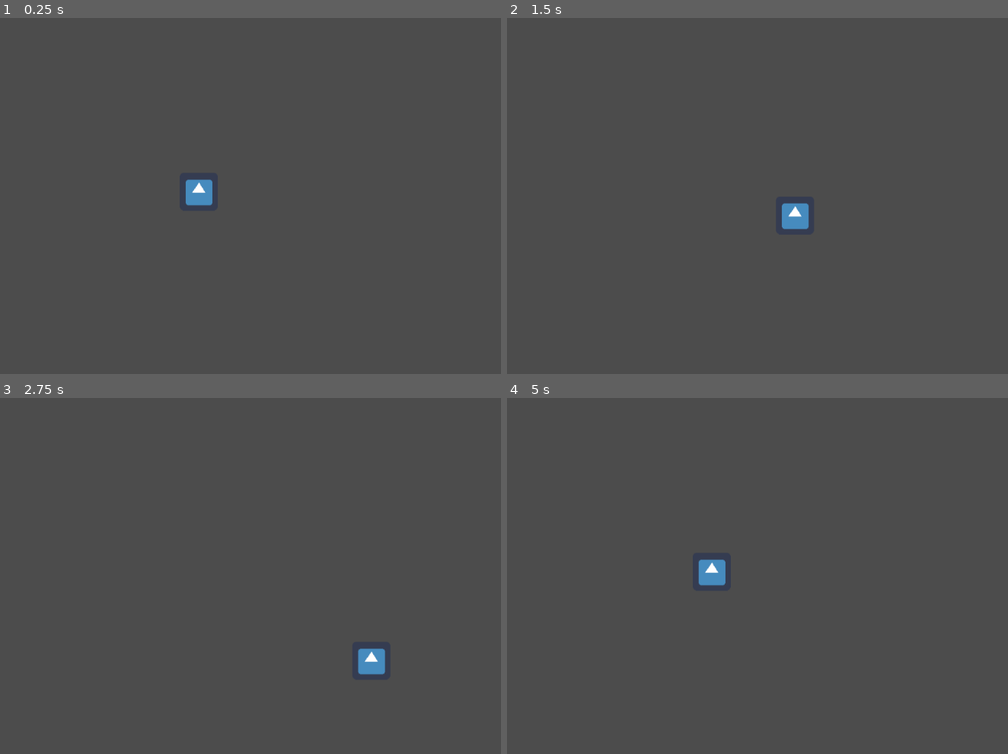
Above: before the commit, frames 1-4 (two rows, left to right).
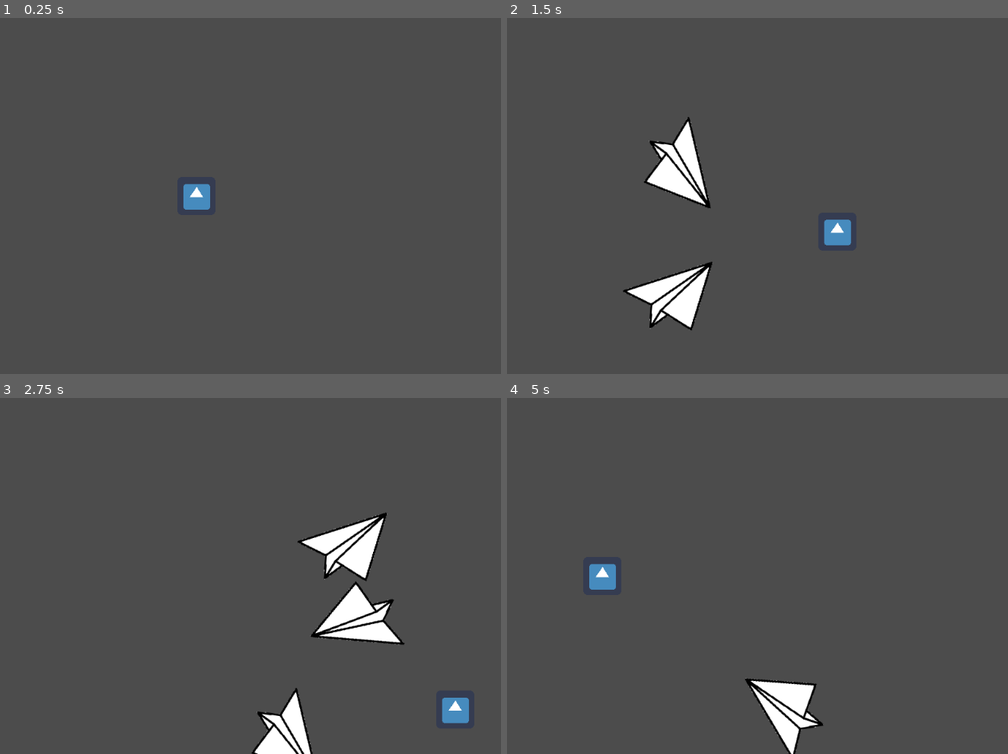
Above: after the commit, the same moments.

Repository: remmarcoux/prism
Game: Godot game, scene res://Microgames/Dodge/Dodge.tscn
The game is run twice, just before and just after one commit, with the same random seed, the same clock (stepped at 60 frames per second) and the same inputs. The project has no main scene, so this scene is started directly. The engine's default icon, where the game draws it, is replaced by a stand-in: a white triangle on a blue panel in a dark square.
Inputs (mouse positions are in pixels of both pictures, inside the frame that each line leads up to):
- Up to frame 1 (0.25 s): no input
- Up to frame 2 (1.5 s): tap Enter (ui_accept) at 0.5, 0.77 s; move the mouse to (837, 178) at 0.52 s; hold Right (ui_right) 0.53-1.28 s; click (837, 178) at 0.67 s; move the mouse to (582, 213) at 1.27 s; hold Down (ui_down) from 1.28 s (still down)
- Up to frame 3 (2.75 s): tap Enter (ui_accept) at 1.52 s; move the mouse to (255, 497) at 2.02 s; release Down (ui_down) at 2.03 s; hold Right (ui_right) from 2.03 s (still down)
- Up to frame 4 (5 s): move the mouse to (672, 647) at 2.77 s; release Right (ui_right) at 2.78 s; hold Up (ui_up) 2.78-3.53 s; click (672, 647) at 2.92 s; tap Enter (ui_accept) at 3.02, 3.77, 4.52 s; move the mouse to (887, 629) at 3.52 s; hold Left (ui_left) from 3.53 s (still down); move the mouse to (522, 522) at 4.27 s

The runs differ from the first frame. In frame 1, 0.3% of the frame differs, in the area x 36-43%, y 45-54%; in frame 2, 4.1%; in frame 3, 5.3%, in the area x 50-94%, y 32-100%; in frame 4, 2.4%.

Commit message:
Étoffe la microgame de dodge

Diff:
--- /dev/null
+++ b/Microgames/Dodge/Airplane.gd
@@ -0,0 +1,11 @@
+extends Area2D
+
+export (float) var speed = 300
+onready var direction = Vector2(cos(rotation), sin(rotation))
+
+func _process(delta: float) -> void:
+	position += delta * speed * direction
+
+
+func _on_Timer_timeout() -> void:
+	queue_free()
--- /dev/null
+++ b/Microgames/Dodge/Airplane.tscn
@@ -0,0 +1,27 @@
+[gd_scene load_steps=4 format=2]
+
+[ext_resource path="res://Microgames/Dodge/airplane.png" type="Texture" id=1]
+[ext_resource path="res://Microgames/Dodge/Airplane.gd" type="Script" id=2]
+
+[sub_resource type="CapsuleShape2D" id=1]
+radius = 30.0272
+height = 67.9711
+
+[node name="Airplane" type="Area2D"]
+script = ExtResource( 2 )
+
+[node name="Sprite" type="Sprite" parent="."]
+rotation = 0.698132
+scale = Vector2( 1, 1 )
+texture = ExtResource( 1 )
+
+[node name="CollisionShape2D" type="CollisionShape2D" parent="."]
+position = Vector2( 19.0273, -1.78381 )
+rotation = 1.5708
+shape = SubResource( 1 )
+
+[node name="Timer" type="Timer" parent="."]
+wait_time = 10.0
+one_shot = true
+autostart = true
+[connection signal="timeout" from="Timer" to="." method="_on_Timer_timeout"]
--- /dev/null
+++ b/Microgames/Dodge/Dodge.gd
@@ -0,0 +1,52 @@
+extends Node2D
+
+const Airplane = preload("res://Microgames/Dodge/Airplane.tscn")
+const center = Vector2(512, 300)
+
+signal game_lost
+signal game_won
+
+export (float) var spawn_distance := 250.0
+export (bool) var retry_on_death := true
+
+onready var container = $PlaneContainer
+onready var animator = $AnimationPlayer
+onready var player = $Player
+
+func _ready() -> void:
+	if not owner:
+		_start()
+
+func _start() -> void:
+	randomize()
+	reset_game()
+
+func spawn_airplane() -> void:
+	var theta = TAU * randf()
+	var plane = Airplane.instance()
+	plane.position = player.position + spawn_distance * Vector2(cos(theta), sin(theta))
+	plane.rotation = theta + PI
+	plane.connect("body_entered", self, "player_hit")
+	container.add_child(plane)
+
+func player_hit(_whoelse) -> void:
+	player.is_alive = false
+	animator.play("death")
+	for plane in container.get_children():
+		plane.queue_free()
+
+func reset_game() -> void:
+	player.modulate = Color(1, 1, 1, 1)
+	player.position = center
+	player.is_alive = true
+	animator.play("airplanes")
+
+func _on_AnimationPlayer_animation_finished(anim_name: String) -> void:
+	match anim_name:
+		"airplanes":
+			emit_signal("game_won")
+		"death":
+			if retry_on_death:
+				reset_game()
+			else:
+				emit_signal("game_lost")
--- a/Microgames/Dodge/Dodge.tscn
+++ b/Microgames/Dodge/Dodge.tscn
@@ -1,25 +1,102 @@
-[gd_scene load_steps=4 format=2]
+[gd_scene load_steps=7 format=2]
 
 [ext_resource path="res://Microgames/Dodge/Slider.gd" type="Script" id=1]
 [ext_resource path="res://icon.png" type="Texture" id=2]
-
+[ext_resource path="res://Microgames/Dodge/Dodge.gd" type="Script" id=3]
 
 [sub_resource type="RectangleShape2D" id=1]
 extents = Vector2( 30, 30 )
 
-[node name="Node2D" type="Node2D"]
+[sub_resource type="Animation" id=2]
+resource_name = "airplanes"
+length = 5.5
+tracks/0/type = "method"
+tracks/0/path = NodePath(".")
+tracks/0/interp = 1
+tracks/0/loop_wrap = true
+tracks/0/imported = false
+tracks/0/enabled = true
+tracks/0/keys = {
+"times": PoolRealArray( 0.4, 1.1, 1.6, 2.1, 2.5, 2.9, 3.5, 3.8, 4.1, 4.4, 4.6, 4.8, 5 ),
+"transitions": PoolRealArray( 1, 1, 1, 1, 1, 1, 1, 1, 1, 1, 1, 1, 1 ),
+"values": [ {
+"args": [  ],
+"method": "spawn_airplane"
+}, {
+"args": [  ],
+"method": "spawn_airplane"
+}, {
+"args": [  ],
+"method": "spawn_airplane"
+}, {
+"args": [  ],
+"method": "spawn_airplane"
+}, {
+"args": [  ],
+"method": "spawn_airplane"
+}, {
+"args": [  ],
+"method": "spawn_airplane"
+}, {
+"args": [  ],
+"method": "spawn_airplane"
+}, {
+"args": [  ],
+"method": "spawn_airplane"
+}, {
+"args": [  ],
+"method": "spawn_airplane"
+}, {
+"args": [  ],
+"method": "spawn_airplane"
+}, {
+"args": [  ],
+"method": "spawn_airplane"
+}, {
+"args": [  ],
+"method": "spawn_airplane"
+}, {
+"args": [  ],
+"method": "spawn_airplane"
+} ]
+}
 
-[node name="KinematicBody2D" type="KinematicBody2D" parent="."]
-position = Vector2( 515.902, 292.574 )
+[sub_resource type="Animation" id=3]
+resource_name = "death"
+tracks/0/type = "value"
+tracks/0/path = NodePath("Player:modulate")
+tracks/0/interp = 1
+tracks/0/loop_wrap = true
+tracks/0/imported = false
+tracks/0/enabled = true
+tracks/0/keys = {
+"times": PoolRealArray( 0, 0.2, 0.9 ),
+"transitions": PoolRealArray( 1, 1, 1 ),
+"update": 0,
+"values": [ Color( 1, 1, 1, 1 ), Color( 1, 0.12549, 0.12549, 1 ), Color( 0.188235, 0.0313726, 0.0313726, 1 ) ]
+}
+
+[node name="Dodge" type="Node2D"]
+script = ExtResource( 3 )
+spawn_distance = 400.0
+
+[node name="PlaneContainer" type="Node2D" parent="."]
+
+[node name="Player" type="KinematicBody2D" parent="."]
+position = Vector2( 512, 300 )
 script = ExtResource( 1 )
 __meta__ = {
 "_edit_group_": true
 }
+speed = 300
 
-[node name="CollisionShape2D" type="CollisionShape2D" parent="KinematicBody2D"]
+[node name="CollisionShape2D" type="CollisionShape2D" parent="Player"]
 shape = SubResource( 1 )
 
-[node name="Sprite" type="Sprite" parent="KinematicBody2D"]
+[node name="Sprite" type="Sprite" parent="Player"]
 texture = ExtResource( 2 )
 
 [node name="AnimationPlayer" type="AnimationPlayer" parent="."]
+anims/airplanes = SubResource( 2 )
+anims/death = SubResource( 3 )
+[connection signal="animation_finished" from="AnimationPlayer" to="." method="_on_AnimationPlayer_animation_finished"]
--- a/Microgames/Dodge/Slider.gd
+++ b/Microgames/Dodge/Slider.gd
@@ -8,6 +8,8 @@
 }
 export(ControlType) var control_type := ControlType.Keys
 
+var is_alive := false
+
 func _process(delta: float) -> void:
 	var move = Vector2.ZERO
 	match control_type:
@@ -15,7 +17,7 @@
 			move = process_keys()
 		ControlType.Mouse:
 			move = process_mouse()
-	if move:
+	if move and is_alive:
 		move_and_slide(move.normalized() * speed)
 
 func process_keys() -> Vector2:
Binary file added: Microgames/Dodge/airplane.png
Not shown, added: Microgames/Dodge/airplane.png.import
